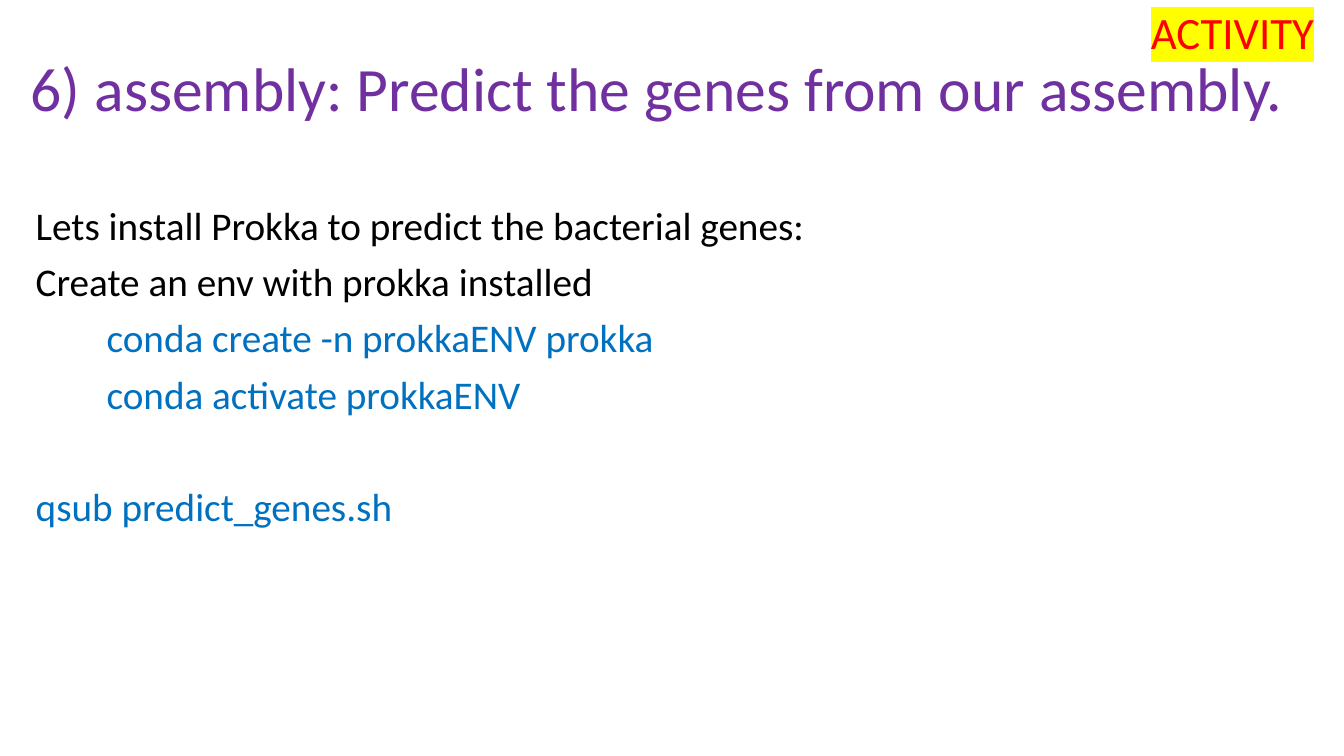
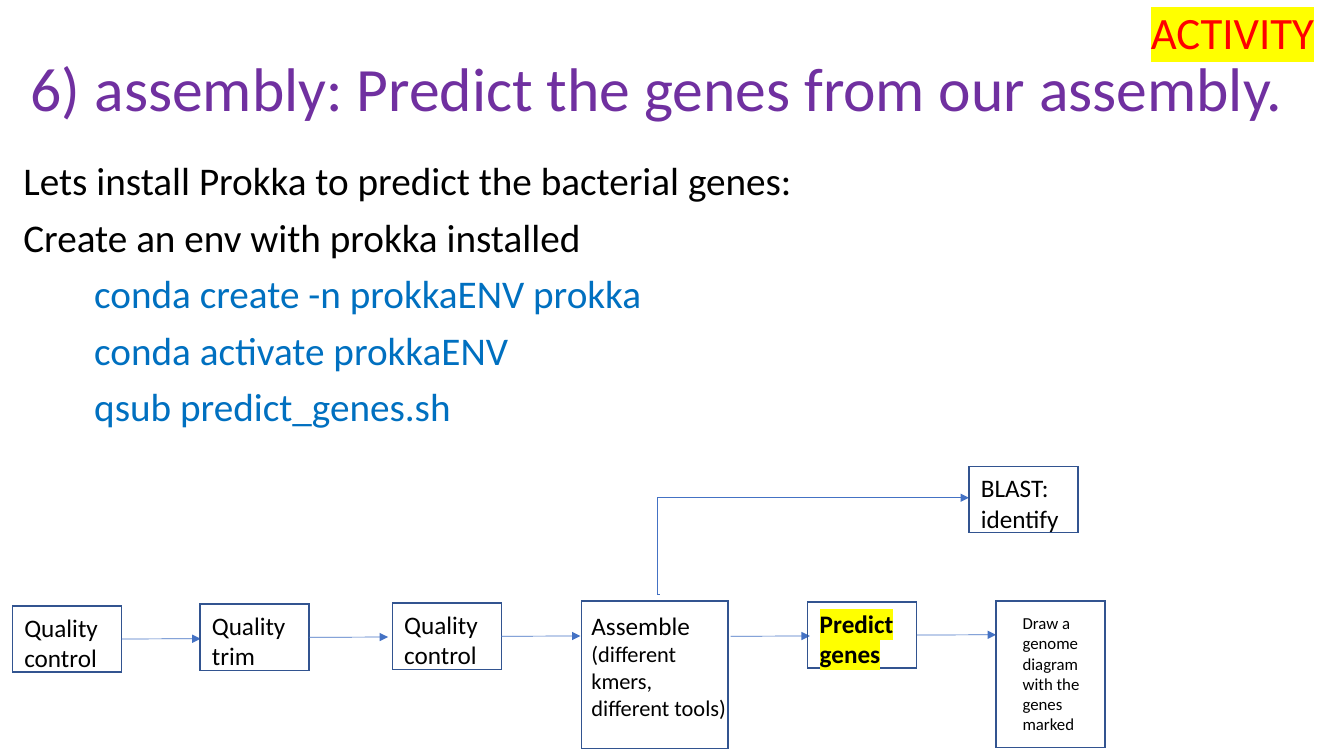
Before and after one commit to peterthorpe5/genome_assembly_workshop, a slide deck: slide 15 of powerpoint/6_assembly.pptx. Drawn at 1344x756 pixels with LibreOffice and Linux fonts; fonts in the diff are those of the drawing. Boxes give left, top, right and bottom in pixels: in the first picture for what was removed or moved away, otherwise in the second. Text is boxed around its words. In the diff, an @@ line names an element or a change of style, - is before the commit and + after.

```diff
--- a/powerpoint/6_assembly.pptx
+++ b/powerpoint/6_assembly.pptx
@@ text "Lets install Prokka to predict ..." rewrapped from [36, 212, 803, 528] to [23, 167, 791, 428] @@
@@ rectangle added at [969, 467, 1078, 533], outline #325491 1 pt @@
@@ elbow arrow added from (660, 595) to (969, 498), #4472C4 0.5 pt @@
@@ text added at [981, 480, 1059, 533], 18 pt, text #000000 @@
+BLAST: identify
@@ rectangle added at [12, 606, 121, 673], outline #325491 1 pt @@
@@ text added at [24, 619, 98, 673], 18 pt, text #000000 @@
+Quality control
@@ rectangle added at [200, 604, 309, 670], outline #325491 1 pt @@
@@ text added at [212, 617, 286, 671], 18 pt, text #000000 @@
+Quality trim
@@ rectangle added at [392, 603, 501, 669], outline #325491 1 pt @@
@@ text added at [404, 616, 478, 670], 18 pt, text #000000 @@
+Quality control
@@ rectangle added at [582, 601, 729, 748], outline #325491 1 pt @@
@@ text added at [591, 617, 725, 719], 16 pt, text #000000 @@
+Assemble (different kmers, different tools)
@@ rectangle added at [808, 602, 917, 668], outline #325491 1 pt @@
@@ text added at [820, 612, 894, 670], 18 pt, text #000000, bold @@
+Predict genes
@@ rectangle added at [996, 601, 1105, 747], outline #325491 1 pt @@
@@ text added at [1023, 618, 1080, 730], 12 pt, text #000000 @@
+Draw a genome diagram with the genes marked
@@ arrow added from (121, 639) to (201, 639), #4472C4 0.5 pt @@
@@ arrow added from (309, 637) to (388, 637), #4472C4 0.5 pt @@
@@ arrow added from (501, 636) to (581, 636), #4472C4 0.5 pt @@
@@ arrow added from (731, 636) to (810, 636), #4472C4 0.5 pt @@
@@ arrow added from (918, 635) to (996, 635), #4472C4 0.5 pt @@
```
Also in this commit, not shown: 7 other slides changed, 2 other files.
